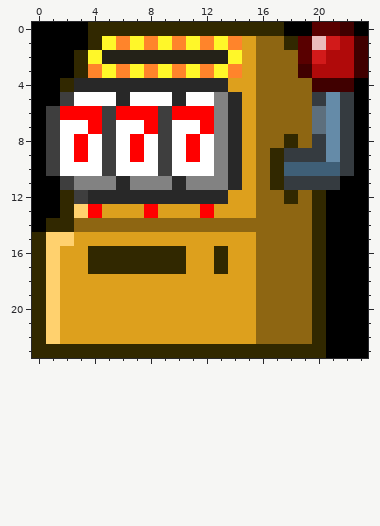
Pixel-art sprite: bb784fc6-fe21-4603-90d7-82c049908a74/groups/gacharange.png. This is how it looked before the edit.
The file is 24x24 pixels.
Once edited:
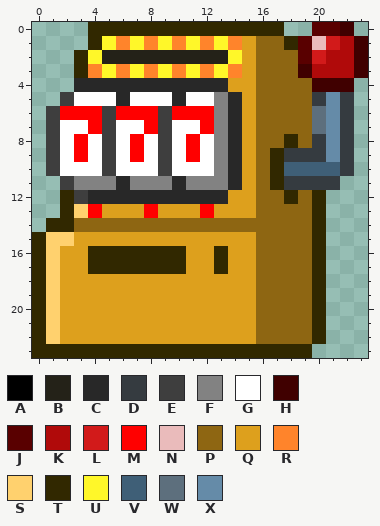
Palette (. is transparent): A #000000  B #242218  C #282828  D #353b40  E #3e3e3e  F #828282  G #ffffff  H #400000  J #590000  K #b00a0a  L #d21a1a  M #ff0000  N #eabbbb  P #8e6612  Q #dda01d  R #ff842b  S #ffd16e  T #312800  U #fff729  V #3f5f77  W #5d6f7d  X #658ba8
What changed:
@@ x 0..23 @@
- 0 AAAATTTTTTTTTTTTTTAAJJHA
- 1 AAAATURURURURURQPPTJNLKH
- 2 AAATUBBBBBBBBBUQPPPJLKKH
- 3 AAATRURURURURURQPPPHKKKH
- 4 AATCCCCCCCCCCCQQPPPPHHHA
- 5 AAEGGGCGGGCGGFCQPPPPDXDA
- 6 AEMMMEMMMEMMMFCQPPPPWXDA
- 7 AEGGMEGGMEGGMFCQPPPPWXDA
- 8 AEGMGEGMGEGMGFCQPPTPDXDA
- 9 AEGMGEGMGEGMGFCQPTDDDXDA
-10 AEGGGEGGGEGGGFCQPTVVVVDA
-11 AAEFFFCFFFCFFFCQPTDDDDAA
-12 AATECCCCCCCCCCQQPPTPTAAA
-13 AATSMQQQMQQQMQQQPPPPTAAA
-14 ATTPPPPPPPPPPPPPPPPPTAAA
-15 TSSQQQQQQQQQQQQQPPPPTAAA
-16 TSQQTTTTTTTQQTQQPPPPTAAA
-17 TSQQTTTTTTTQQTQQPPPPTAAA
-18 TSQQQQQQQQQQQQQQPPPPTAAA
-19 TSQQQQQQQQQQQQQQPPPPTAAA
-20 TSQQQQQQQQQQQQQQPPPPTAAA
-21 TSQQQQQQQQQQQQQQPPPPTAAA
-22 TSQQQQQQQQQQQQQQPPPPTAAA
-23 TTTTTTTTTTTTTTTTTTTTTAAA
+ 0 ....TTTTTTTTTTTTTT..JJH.
+ 1 ....TURURURURURQPPTJNLKH
+ 2 ...TUBBBBBBBBBUQPPPJLKKH
+ 3 ...TRURURURURURQPPPHKKKH
+ 4 ...CCCCCCCCCCCQQPPPPHHH.
+ 5 ..EGGGCGGGCGGFCQPPPPDXD.
+ 6 .EMMMEMMMEMMMFCQPPPPWXD.
+ 7 .EGGMEGGMEGGMFCQPPPPWXD.
+ 8 .EGMGEGMGEGMGFCQPPTPDXD.
+ 9 .EGMGEGMGEGMGFCQPTDDDXD.
+10 .EGGGEGGGEGGGFCQPTVVVVD.
+11 ..EFFFCFFFCFFFCQPTDDDD..
+12 ..TECCCCCCCCCCQQPPTPT...
+13 ..TSMQQQMQQQMQQQPPPPT...
+14 .TTPPPPPPPPPPPPPPPPPT...
+15 TSSQQQQQQQQQQQQQPPPPT...
+16 TSQQTTTTTTTQQTQQPPPPT...
+17 TSQQTTTTTTTQQTQQPPPPT...
+18 TSQQQQQQQQQQQQQQPPPPT...
+19 TSQQQQQQQQQQQQQQPPPPT...
+20 TSQQQQQQQQQQQQQQPPPPT...
+21 TSQQQQQQQQQQQQQQPPPPT...
+22 TSQQQQQQQQQQQQQQPPPPT...
+23 TTTTTTTTTTTTTTTTTTTT....
